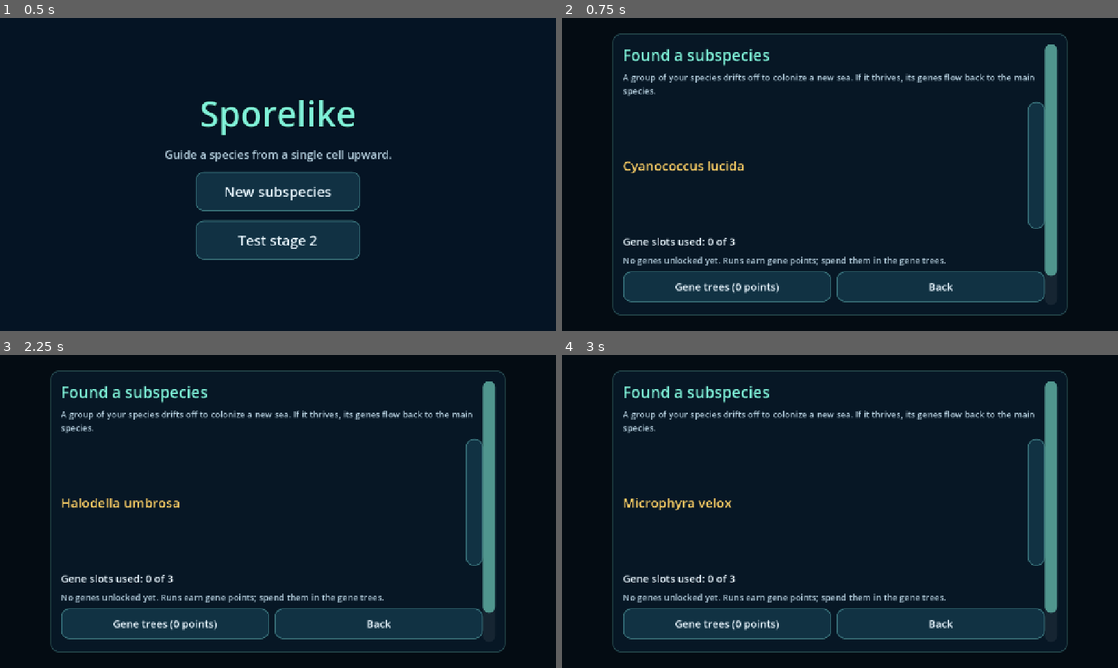
Above: before the commit, frames 1-4 (two rows, left to right).
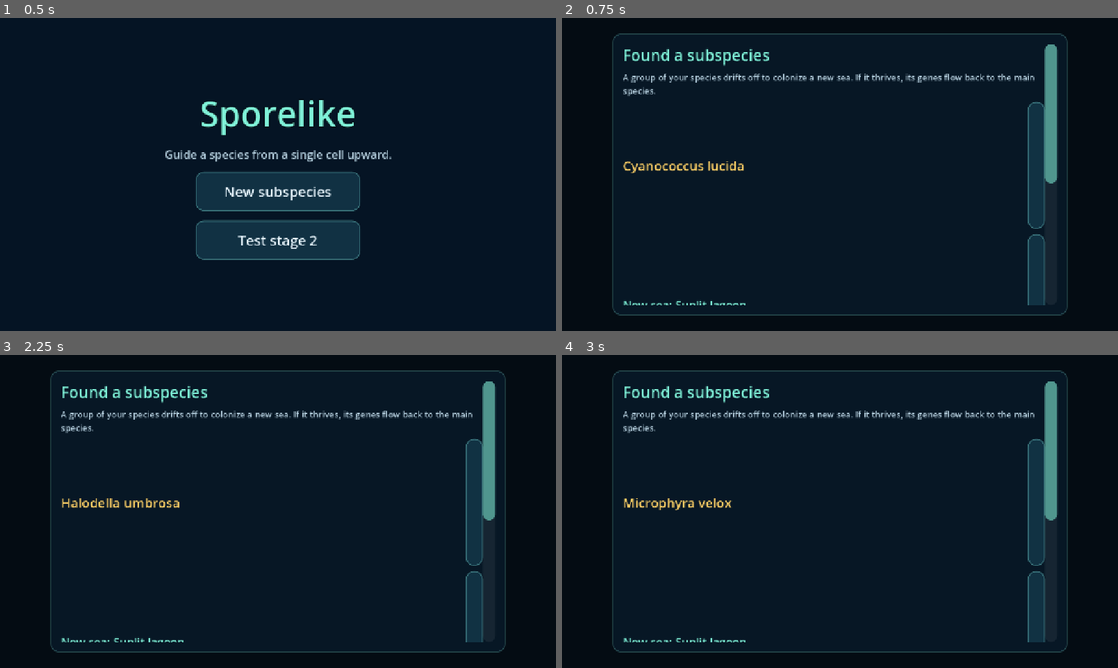
Above: after the commit, the same moments.

Repository: drag0nblad3/Sporelike-
Game: Godot game, scene res://scenes/main.tscn
Same seed, same stepped clock (60 frames per second), same inputs: the game is played once before the commit and once after it.
Inputs (mouse positions are in pixels of both pictures, inside the frame that each line leads up to):
- Up to frame 1 (0.5 s): no input
- Up to frame 2 (0.75 s): click "New subspecies" at 0.5 s
- Up to frame 3 (2.25 s): click (472, 642) at 1.25 s, where only the run after the commit has a clickable "Other sea"; click "New name" at 2 s
- Up to frame 4 (3 s): click "New name" at 2.75 s

Frame 1 is identical in both runs. In frame 2, 9.3% of the frame differs, in the area x 11-89%, y 51-92%; in frame 3, 9.3%; in frame 4, 9.3%.

Commit message:
Give each subspecies run its own kind of sea
Five seas (coastal shelf, sunlit lagoon, hydrothermal vents, upwelling
coast, twilight deep) change the food mix, light and vent energy, food
regrowth, currents, hunter numbers and colours. The subspecies creator
picks one, the run save keeps it, and CI runs the vent sea and shoots
each sea in the screenshot tour.

Co-Authored-By: Claude Opus 5.5 <noreply@anthropic.com>
Claude-Session: https://claude.ai/code/session_01LRZhx2dv24uHJBjzbjfTdy

Diff:
--- /dev/null
+++ b/scripts/core/sea.gd
@@ -0,0 +1,160 @@
+class_name Sea
+extends RefCounted
+## The kind of sea a subspecies run colonizes. Each one shifts which food
+## regions dominate, how much sunlight and vent chemistry there is to live
+## on, how often and how hard the currents run, how plentiful food is, how
+## many of each hunter swim there, and the colours of the water.
+
+const DEFAULT := "shelf"
+
+static var _current: Sea
+
+var id := ""
+var title := ""
+var blurb := ""
+## Short hint of which genes do well here.
+var favors := ""
+## Region noise cutoffs: algae below the first, then plankton, then motes,
+## then shells (see ChunkGenerator.region_kind).
+var cutoffs: Array[float] = [-0.2, 0.15, 0.4]
+## Food kind of the meadow the run starts on.
+var start_kind := "algae"
+## Below this channel noise a spot is bare sand; above hidden_above a
+## patch is faint and hard to sense.
+var gap_below := -0.35
+var hidden_above := 0.5
+## Multipliers on photosynthesis (Chloroplasts) and vent chemistry (Vent
+## symbionts), and on how much food grows back.
+var light := 1.0
+var vents := 1.0
+var food := 1.0
+## Share of chunks holding a current, and a multiplier on its speed.
+var current_chance := 0.5
+var current_speed := 1.0
+## Hunter kind -> how many swim at once, where it differs from HunterKind.
+var hunters := {}
+var water := Color(0.02, 0.07, 0.12)
+var ambient := Color(0.3, 0.55, 0.65)
+var sun := Color(0.75, 0.9, 1.0)
+var sun_energy := 1.0
+var floor_color := Color(0.05, 0.2, 0.25)
+
+
+## The sea of the run in progress. The world reads it as it is built.
+static func current() -> Sea:
+	if _current == null:
+		_current = Sea.of(DEFAULT)
+	return _current
+
+
+static func use(sea_id: String) -> void:
+	_current = Sea.of(sea_id)
+
+
+static func ids() -> Array[String]:
+	var list: Array[String] = ["shelf", "lagoon", "vents", "upwelling", "deep"]
+	return list
+
+
+## The sea with this id; unknown ids (old saves) get the coastal shelf.
+static func of(sea_id: String) -> Sea:
+	var s := Sea.new()
+	s.id = sea_id
+	match sea_id:
+		"lagoon":
+			_lagoon(s)
+		"vents":
+			_vents(s)
+		"upwelling":
+			_upwelling(s)
+		"deep":
+			_deep(s)
+		_:
+			s.id = DEFAULT
+			s.title = "Coastal shelf"
+			s.blurb = "A bit of everything: algae meadows, plankton water, dark " \
+				+ "trenches and vent beds, with gentle currents."
+			s.favors = "Any build"
+	return s
+
+
+## How many hunters of this kind swim in this sea.
+func hunter_count(kind: String) -> int:
+	return int(hunters.get(kind, HunterKind.count(kind)))
+
+
+static func _lagoon(s: Sea) -> void:
+	s.title = "Sunlit lagoon"
+	s.blurb = "Warm, shallow and bright. Algae meadows everywhere, still water, " \
+		+ "and Heliozoa lying in wait among the food."
+	s.favors = "Chloroplasts (2.5x sunlight), grazers"
+	s.cutoffs = [0.25, 0.5, 0.62]
+	s.light = 2.5
+	s.vents = 0.5
+	s.current_chance = 0.25
+	s.current_speed = 0.6
+	s.hunters = {HunterKind.AMBUSHER: 5, HunterKind.CHASER: 3}
+	s.water = Color(0.04, 0.16, 0.17)
+	s.ambient = Color(0.45, 0.75, 0.65)
+	s.sun = Color(1.0, 0.97, 0.85)
+	s.sun_energy = 1.4
+	s.floor_color = Color(0.12, 0.3, 0.26)
+
+
+static func _vents(s: Sea) -> void:
+	s.title = "Hydrothermal vents"
+	s.blurb = "Dark, hot water rising from cracks in the floor. Rich shell beds, " \
+		+ "almost no light, and a giant Stentor or two."
+	s.favors = "Vent symbionts (2.5x), strong jaws"
+	s.cutoffs = [-0.6, -0.3, 0.0]
+	s.start_kind = "motes"
+	s.light = 0.15
+	s.vents = 2.5
+	s.food = 0.85
+	s.current_chance = 0.6
+	s.current_speed = 1.1
+	s.hunters = {HunterKind.CHASER: 3, HunterKind.FILTER: 2}
+	s.water = Color(0.06, 0.03, 0.04)
+	s.ambient = Color(0.55, 0.32, 0.25)
+	s.sun = Color(1.0, 0.55, 0.35)
+	s.sun_energy = 0.55
+	s.floor_color = Color(0.13, 0.07, 0.06)
+
+
+static func _upwelling(s: Sea) -> void:
+	s.title = "Upwelling coast"
+	s.blurb = "Cold, nutrient-rich water welling up from below feeds huge plankton " \
+		+ "blooms. Strong currents everywhere, and swarms of dinoflagellates."
+	s.favors = "Speed and agility, catching plankton"
+	s.cutoffs = [-0.35, 0.35, 0.5]
+	s.start_kind = "plankton"
+	s.light = 1.2
+	s.food = 1.15
+	s.current_chance = 0.85
+	s.current_speed = 1.5
+	s.hunters = {HunterKind.PACK: 6, HunterKind.AMBUSHER: 2}
+	s.water = Color(0.03, 0.09, 0.14)
+	s.ambient = Color(0.35, 0.55, 0.75)
+	s.sun = Color(0.85, 0.92, 1.0)
+	s.floor_color = Color(0.06, 0.18, 0.28)
+
+
+static func _deep(s: Sea) -> void:
+	s.title = "Twilight deep"
+	s.blurb = "Cold and dim, far below the sunlit water. Food is scarce and " \
+		+ "often faint, but hunters are few."
+	s.favors = "Keen senses, Food scent, low upkeep"
+	s.cutoffs = [-0.6, -0.1, 0.55]
+	s.start_kind = "motes"
+	s.gap_below = -0.2
+	s.hidden_above = 0.3
+	s.light = 0.3
+	s.food = 0.8
+	s.current_chance = 0.35
+	s.current_speed = 0.8
+	s.hunters = {HunterKind.CHASER: 3, HunterKind.AMBUSHER: 2, HunterKind.PACK: 0}
+	s.water = Color(0.01, 0.02, 0.06)
+	s.ambient = Color(0.2, 0.3, 0.55)
+	s.sun = Color(0.5, 0.6, 1.0)
+	s.sun_energy = 0.45
+	s.floor_color = Color(0.03, 0.06, 0.12)
--- a/scripts/game.gd
+++ b/scripts/game.gd
@@ -31,6 +31,8 @@
 ## setup for a new run, read from the save otherwise).
 var subspecies_name := ""
 var loadout: Array[String] = []
+## Which Sea this run colonizes (see Sea.ids).
+var sea_id := Sea.DEFAULT
 var run_end: RunEnd
 
 var _save := {}
@@ -40,10 +42,13 @@
 
 ## Call before adding to the tree. An empty save starts a new game.
 func setup(save: Dictionary, smoke: bool, new_name: String = "",
-		genes: Array[String] = []) -> void:
+		genes: Array[String] = [], new_sea: String = Sea.DEFAULT) -> void:
 	_save = save
 	smoke_test = smoke
 	subspecies_name = str(save.get("subspecies", new_name))
+	sea_id = str(save.get("sea", new_sea))
+	# The world reads the sea as it is built, so pick it before _ready.
+	Sea.use(sea_id)
 	loadout = genes
 	for raw in save.get("loadout", []):
 		loadout.append(str(raw))
@@ -104,7 +109,7 @@
 	saver.cycle = cycle
 	saver.progress = progress
 	saver.world_seed = world_seed
-	saver.run_info = {"subspecies": subspecies_name, "loadout": loadout}
+	saver.run_info = {"subspecies": subspecies_name, "loadout": loadout, "sea": sea_id}
 	# A stage 2 test run must not overwrite the player's real save.
 	saver.enabled = not jump_to_stage_two
 	progress.points = float(_save.get("progress", 0.0))
@@ -122,6 +127,7 @@
 			stage_two.offer_switch(Vector2.ZERO)
 		else:
 			_begin_generation()
+			hud.flash_message("%s arrives in the %s" % [subspecies_name, Sea.current().title], 3.0)
 	else:
 		_resume()
 	_refresh_species()
@@ -182,6 +188,7 @@
 func _add_run_end() -> void:
 	run_end = RunEnd.new()
 	run_end.subspecies_name = subspecies_name
+	run_end.sea_title = Sea.current().title
 	run_end.throwaway = jump_to_stage_two
 	run_end.smoke_test = smoke_test
 	run_end.screen = RunSummary.new()
@@ -226,7 +233,7 @@
 	var upkeep := stage_two.upkeep() if stage_two.active else director.genome.upkeep()
 	cycle.stats.energy_needed = upkeep * cycle.length
 	camera.progress_zoom = 1.0 + CameraRig.PROGRESS_ZOOM * progress.fraction()
-	ecosystem.food.abundance = progress.food_abundance()
+	ecosystem.food.abundance = progress.food_abundance() * Sea.current().food
 
 
 func _announce() -> void:
--- a/scripts/main.gd
+++ b/scripts/main.gd
@@ -28,7 +28,8 @@
 	layer.add_child(_creator)
 	if smoke_test:
 		SaveGame.delete()
-		_on_begin_run.call_deferred("Smokeus testii", [] as Array[String])
+		# The vent sea differs most from the default, so CI exercises it.
+		_on_begin_run.call_deferred("Smokeus testii", [] as Array[String], "vents")
 	elif "--shot" in OS.get_cmdline_user_args():
 		_start_screenshot_tour.call_deferred()
 	else:
@@ -50,9 +51,9 @@
 	_creator.open(GeneBank.load_bank())
 
 
-func _on_begin_run(subspecies_name: String, loadout: Array[String]) -> void:
+func _on_begin_run(subspecies_name: String, loadout: Array[String], sea_id: String) -> void:
 	SaveGame.delete()
-	_start({}, false, subspecies_name, loadout)
+	_start({}, false, subspecies_name, loadout, sea_id)
 
 
 func _on_continue() -> void:
@@ -61,11 +62,11 @@
 
 ## jump: a throwaway game that goes straight to the stage 2 switch.
 func _start(save: Dictionary, jump: bool = false, subspecies_name: String = "",
-		loadout: Array[String] = []) -> void:
+		loadout: Array[String] = [], sea_id: String = Sea.DEFAULT) -> void:
 	_close_game()
 	_title.visible = false
 	_game = Game.new()
-	_game.setup(save, smoke_test, subspecies_name, loadout)
+	_game.setup(save, smoke_test, subspecies_name, loadout, sea_id)
 	_game.jump_to_stage_two = jump
 	_game.quit_to_title.connect(_on_quit_to_title)
 	_game.generation_started.connect(_on_generation_started)
--- a/scripts/run_end.gd
+++ b/scripts/run_end.gd
@@ -12,6 +12,7 @@
 const ESTABLISH_BONUS := 5
 
 var subspecies_name := ""
+var sea_title := ""
 var throwaway := false
 var smoke_test := false
 var screen: RunSummary
@@ -38,7 +39,7 @@
 	if smoke_test:
 		print("smoke: run %s, +%d gene points, %d banked" % [
 			"established" if established else "extinct", earned, fresh.size()])
-	screen.open(subspecies_name, established, generation, earned, bank, fresh)
+	screen.open(subspecies_name, sea_title, established, generation, earned, bank, fresh)
 	if not screen.keep_playing.is_connected(_on_keep):
 		screen.keep_playing.connect(_on_keep)
 		screen.end_run.connect(_on_end)
--- a/scripts/screenshot_tour.gd
+++ b/scripts/screenshot_tour.gd
@@ -65,6 +65,7 @@
 	title.open(true)
 	await _shoot("title")
 	await _shoot_genes()
+	await _shoot_seas()
 	print("shot: done")
 	get_tree().quit()
 
@@ -172,6 +173,23 @@
 		print("shotb64 %s %s" % [shot_name, data.substr(i, 4000)])
 
 
+## A fresh run in every other kind of sea, zoomed out to show its food mix,
+## water colour and light.
+func _shoot_seas() -> void:
+	for id in Sea.ids():
+		if id == Sea.DEFAULT:
+			continue
+		var run := Game.new()
+		run.setup({}, false, "Tour", [], id)
+		get_parent().add_child(run)
+		run.camera.zoom = 3.0
+		await get_tree().create_timer(2.0).timeout
+		await _shoot("sea_" + id)
+		run.queue_free()
+		await get_tree().process_frame
+	Sea.use(Sea.DEFAULT)
+
+
 ## The subspecies creator and the gene trees, with a made-up gene bank.
 func _shoot_genes() -> void:
 	var bank := GeneBank.new()
--- a/scripts/ui/glossary.gd
+++ b/scripts/ui/glossary.gd
@@ -57,6 +57,15 @@
 are worth a bit more energy, but are much tougher to crack, harder to spot, \
 and faster and nimbler at dodging. Small pale pieces are slow, sluggish and \
 soft: easy pickings.
+
+[font_size=28][b]Seas[/b][/font_size]
+Each subspecies colonizes one kind of sea, chosen when you found it. \
+[b]Coastal shelf[/b]: a bit of everything. [b]Sunlit lagoon[/b]: algae, \
+bright light (Chloroplasts 2.5x), still water, more Heliozoa. \
+[b]Hydrothermal vents[/b]: dark shell beds (Vent symbionts 2.5x, light \
+almost none), more Stentors. [b]Upwelling coast[/b]: plankton blooms, \
+strong currents, a big dinoflagellate swarm. [b]Twilight deep[/b]: dim, \
+scarce and faint food, few hunters.
 
 [font_size=28][b]Dangers[/b][/font_size]
 [b]Hunters[/b] (red): predatory cells of four kinds. Spines and toxin \
--- a/scripts/ui/run_summary.gd
+++ b/scripts/ui/run_summary.gd
@@ -9,16 +9,17 @@
 
 ## established: the subspecies reached the stage goal (it may play on into
 ## the multicellular stage); otherwise it died out.
-func open(subspecies_name: String, established: bool, generation: int, earned: int,
-		bank: GeneBank, fresh: Array[String]) -> void:
+func open(subspecies_name: String, sea_title: String, established: bool, generation: int,
+		earned: int, bank: GeneBank, fresh: Array[String]) -> void:
 	clear()
 	visible = true
 	if established:
 		label("%s is established!" % subspecies_name, 36, UiTheme.ACCENT)
-		label("Your subspecies holds its new sea after %d generations." % generation, 22)
+		label("Your subspecies holds the %s after %d generations." % [sea_title, generation], 22)
 	else:
 		label("%s died out" % subspecies_name, 36, UiTheme.LOSS)
-		label("The last of your subspecies was lost in generation %d." % generation, 22)
+		label("The last of your subspecies was lost in the %s in generation %d." % [
+			sea_title, generation], 22)
 	label("Gene flow: +%d gene points back to the main species (%d to spend)." % [
 		earned, bank.points], 24, UiTheme.GOLD)
 	if not fresh.is_empty():
--- a/scripts/ui/subspecies_creator.gd
+++ b/scripts/ui/subspecies_creator.gd
@@ -1,15 +1,18 @@
 class_name SubspeciesCreator
 extends MenuPanel
-## Founding a new subspecies: give it a name, choose genes from the main
-## species' unlocked ones up to the gene slots, open the gene trees to
-## unlock more, then begin the run in a new sea.
+## Founding a new subspecies: give it a name, pick the Sea it colonizes,
+## choose genes from the main species' unlocked ones up to the gene slots,
+## open the gene trees to unlock more, then begin the run.
 
-signal begin(subspecies_name: String, loadout: Array[String])
+signal begin(subspecies_name: String, loadout: Array[String], sea_id: String)
 signal back
 
 var bank: GeneBank
 var _name := ""
 var _chosen: Array[String] = []
+## Seas in a shuffled order; "Other sea" steps through them.
+var _seas: Array[String] = []
+var _sea_at := 0
 var _rng := RandomNumberGenerator.new()
 var _trees: GeneTreeScreen
 
@@ -28,6 +31,9 @@
 	_name = SubspeciesName.random(_rng)
 	_chosen = bank.last_loadout.duplicate()
 	_trim()
+	_seas = Sea.ids()
+	_seas.shuffle()
+	_sea_at = 0
 	visible = true
 	_refresh()
 
@@ -48,6 +54,7 @@
 	label(_name, 30, UiTheme.GOLD, names)
 	var rename := button("New name", func() -> void: _reroll(), names)
 	rename.size_flags_horizontal = Control.SIZE_SHRINK_END
+	_add_sea()
 	label("Gene slots used: %d of %d" % [used_slots(), bank.slots()], 24)
 	if bank.unlocked.is_empty():
 		label("No genes unlocked yet. Runs earn gene points; spend them in the gene trees.",
@@ -59,6 +66,22 @@
 	button("Back", func() -> void: _leave(), bottom)
 	var start := button("Begin the run", func() -> void: _begin())
 	start.add_theme_color_override("font_color", UiTheme.ACCENT)
+
+
+## The sea this subspecies heads for, with a button to try another.
+func _add_sea() -> void:
+	var sea := Sea.of(_seas[_sea_at])
+	var top := row()
+	label("New sea: %s" % sea.title, 26, UiTheme.ACCENT, top)
+	var other := button("Other sea", func() -> void: _next_sea(), top)
+	other.size_flags_horizontal = Control.SIZE_SHRINK_END
+	label(sea.blurb, 20, UiTheme.DIM)
+	label("Does well here: %s" % sea.favors, 20, UiTheme.GAIN)
+
+
+func _next_sea() -> void:
+	_sea_at = (_sea_at + 1) % _seas.size()
+	_refresh()
 
 
 func _add_gene(id: String) -> void:
@@ -124,7 +147,7 @@
 	bank.last_loadout = _chosen.duplicate()
 	bank.save()
 	visible = false
-	begin.emit(_name, _chosen.duplicate())
+	begin.emit(_name, _chosen.duplicate(), _seas[_sea_at])
 
 
 func _leave() -> void:
--- a/scripts/world/arena.gd
+++ b/scripts/world/arena.gd
@@ -1,15 +1,17 @@
 class_name Arena
 extends Node3D
 ## The ocean around everything: background colour, ambient light and the
-## sun. The sea floor itself is drawn chunk by chunk by WorldChunk.
+## sun, in the colours of the run's Sea. The sea floor itself is drawn
+## chunk by chunk by WorldChunk.
 
 
 func _ready() -> void:
+	var sea := Sea.current()
 	var env := Environment.new()
 	env.background_mode = Environment.BG_COLOR
-	env.background_color = Color(0.02, 0.07, 0.12)
+	env.background_color = sea.water
 	env.ambient_light_source = Environment.AMBIENT_SOURCE_COLOR
-	env.ambient_light_color = Color(0.3, 0.55, 0.65)
+	env.ambient_light_color = sea.ambient
 	env.ambient_light_energy = 0.7
 	env.glow_enabled = true
 	var world_env := WorldEnvironment.new()
@@ -18,5 +20,6 @@
 
 	var sun := DirectionalLight3D.new()
 	sun.rotation_degrees = Vector3(-60.0, 30.0, 0.0)
-	sun.light_color = Color(0.75, 0.9, 1.0)
+	sun.light_color = sea.sun
+	sun.light_energy = sea.sun_energy
 	add_child(sun)
--- a/scripts/world/chunk_generator.gd
+++ b/scripts/world/chunk_generator.gd
@@ -6,7 +6,8 @@
 ## so food forms big connected regions. Slow noise fields decide the
 ## region's kind (algae meadows grade into open plankton water, then dark
 ## mote trenches, with shell vents inside the trenches), where narrow
-## channels of open sand run, and the rare faint "hidden" fields.
+## channels of open sand run, and the rare faint "hidden" fields. The run's
+## Sea moves the region cutoffs, so each sea has its own mix of food.
 
 const SIZE := 40.0
 const GRID := 3
@@ -14,10 +15,6 @@
 const REACH_MIN := 0.62
 const REACH_MAX := 0.8
 const JITTER := 0.15
-## Below this, the channel noise leaves a cell bare.
-const GAP_BELOW := -0.35
-## Above this, the hidden noise makes a patch faint and hard to sense.
-const HIDDEN_ABOVE := 0.5
 ## Chance a cell is any kind rather than its region's (or companion) kind.
 const STRAY_CHANCE := 0.1
 ## Region kind -> [companion kind, chance]: vents in trenches, plankton
@@ -28,6 +25,7 @@
 }
 
 var world_seed := 0
+var sea := Sea.current()
 var kinds: Array[FoodKind] = []
 var _by_id := {}
 var _regions := FastNoiseLite.new()
@@ -59,19 +57,19 @@
 	var cell := SIZE / GRID
 	var list: Array[FoodPatch] = []
 	if coord == Vector2i.ZERO:
-		# The species always starts on an algae meadow at the center.
-		list.append(FoodPatch.make(_by_id["algae"], Vector2.ZERO, 10.0, coord, rng))
+		# The species always starts on a meadow of its sea's start food.
+		list.append(FoodPatch.make(_by_id[sea.start_kind], Vector2.ZERO, 10.0, coord, rng))
 	for gx in GRID:
 		for gy in GRID:
 			var at := origin + (Vector2(gx, gy) + Vector2(0.5, 0.5)) * cell
 			at += Vector2(rng.randf_range(-1, 1), rng.randf_range(-1, 1)) * cell * JITTER
-			if _gaps.get_noise_2d(at.x, at.y) < GAP_BELOW:
+			if _gaps.get_noise_2d(at.x, at.y) < sea.gap_below:
 				continue
 			var kind := _pick_kind(at, rng)
 			var r := cell * rng.randf_range(REACH_MIN, REACH_MAX) * kind.patch_scale
 			var patch := FoodPatch.make(kind, at, r, coord, rng)
 			patch.hidden = coord != Vector2i.ZERO \
-				and _hidden.get_noise_2d(at.x, at.y) > HIDDEN_ABOVE
+				and _hidden.get_noise_2d(at.x, at.y) > sea.hidden_above
 			list.append(patch)
 	return list
 
@@ -79,12 +77,10 @@
 ## The region's food kind at this point.
 func region_kind(p: Vector2) -> FoodKind:
 	var n := _regions.get_noise_2d(p.x, p.y)
-	if n < -0.2:
-		return _by_id["algae"]
-	if n < 0.15:
-		return _by_id["plankton"]
-	if n < 0.4:
-		return _by_id["motes"]
+	var order := ["algae", "plankton", "motes"]
+	for i in order.size():
+		if n < sea.cutoffs[i]:
+			return _by_id[order[i]]
 	return _by_id["shells"]
 
 
--- a/scripts/world/current_field.gd
+++ b/scripts/world/current_field.gd
@@ -2,10 +2,10 @@
 extends RefCounted
 ## All the water currents of the endless sea, decided per chunk from the
 ## world seed so a chunk always gets the same ones back. About half the
-## chunks hold one stream; most are weak, some medium, a few strong.
+## chunks hold one stream; most are weak, some medium, a few strong. The
+## run's Sea changes how many chunks hold one and how fast they run.
 ## Organisms ask `active` for the flow where they are and drift with it.
 
-const CHANCE := 0.5
 const MAX_LENGTH := 75.0
 ## Streams reach at most this many chunks from the one they start in.
 const REACH := 2
@@ -16,6 +16,7 @@
 static var active: CurrentField
 
 var world_seed := 0
+var sea := Sea.current()
 var _cache := {}
 ## Chunk -> the streams whose band reaches into it, so flow_at checks only
 ## those instead of every stream within REACH.
@@ -35,7 +36,7 @@
 	var list: Array[CurrentStream] = []
 	var rng := RandomNumberGenerator.new()
 	rng.seed = hash([world_seed, coord.x, coord.y, "current"])
-	if rng.randf() < CHANCE:
+	if rng.randf() < sea.current_chance:
 		var size := ChunkGenerator.SIZE
 		var from := (Vector2(coord) + Vector2(rng.randf(), rng.randf())) * size
 		var roll := rng.randf()
@@ -47,7 +48,7 @@
 		# Strong currents run in narrower, faster jets.
 		var band := rng.randf_range(5.0, 11.0) * (0.7 if speed == CurrentStream.STRONG else 1.0)
 		list.append(CurrentStream.wind(from, rng.randf() * TAU,
-			rng.randf_range(40.0, MAX_LENGTH), band, speed, rng))
+			rng.randf_range(40.0, MAX_LENGTH), band, speed * sea.current_speed, rng))
 	_cache[coord] = list
 	return list
 
--- a/scripts/world/energy_sources.gd
+++ b/scripts/world/energy_sources.gd
@@ -2,8 +2,9 @@
 extends RefCounted
 ## Energy a cell makes without eating: Chloroplasts photosynthesize in
 ## sunlit algae meadows and Vent symbionts run on vent chemicals at shell
-## beds. Which ground a cell is over is checked a few times a second, not
-## every frame, to stay cheap with a big population.
+## beds; the run's Sea makes either stronger or weaker. Which ground a cell
+## is over is checked a few times a second, not every frame, to stay cheap
+## with a big population.
 
 const CHECK_INTERVAL := 0.5
 ## Food kind growing where the light and the vents are.
@@ -18,12 +19,14 @@
 
 ## Energy per second made by photosynthesis while over sunlit algae.
 static func sun_rate(g: Genome) -> float:
-	return SUN_PER_LEVEL * g.feature("chloroplasts") * BodyForm.symbiont(g)
+	return SUN_PER_LEVEL * g.feature("chloroplasts") * BodyForm.symbiont(g) \
+		* Sea.current().light
 
 
 ## Energy per second made by vent bacteria while over shell beds.
 static func vent_rate(g: Genome) -> float:
-	return VENT_PER_LEVEL * g.feature("vent_symbionts") * BodyForm.symbiont(g)
+	return VENT_PER_LEVEL * g.feature("vent_symbionts") * BodyForm.symbiont(g) \
+		* Sea.current().vents
 
 
 static func makes_energy(g: Genome) -> bool:
--- a/scripts/world/hunter_spawner.gd
+++ b/scripts/world/hunter_spawner.gd
@@ -2,7 +2,8 @@
 extends RefCounted
 ## Puts every kind of hunter (HunterKind) into the sea around the player:
 ## lone Didinia and Heliozoa, one swarm of dinoflagellates swimming as a
-## HunterPack, and a single giant Stentor.
+## HunterPack, and a single giant Stentor, in the numbers the run's Sea
+## sets.
 
 
 static func spawn_all(eco: Ecosystem) -> void:
@@ -10,7 +11,7 @@
 		var pack: HunterPack = HunterPack.new() if kind == HunterKind.PACK else null
 		var base := eco.focus + Vector2.from_angle(eco.rng.randf() * TAU) \
 			* eco.rng.randf_range(25.0, 50.0)
-		for _i in HunterKind.count(kind):
+		for _i in Sea.current().hunter_count(kind):
 			var at := base + Vector2.from_angle(eco.rng.randf() * TAU) * 2.0 if pack \
 				else eco.focus + Vector2.from_angle(eco.rng.randf() * TAU) \
 				* eco.rng.randf_range(25.0, 50.0)
--- a/scripts/world/world_chunk.gd
+++ b/scripts/world/world_chunk.gd
@@ -3,8 +3,6 @@
 ## One loaded square of sea floor: its tinted ground tile, the floor blobs
 ## under its food patches, the currents that start here and any giant
 ## teaser of the next stage. The food itself lives in FoodField.
-
-const BASE_COLOR := Color(0.05, 0.2, 0.25)
 
 var coord := Vector2i.ZERO
 var patches: Array[FoodPatch] = []
@@ -26,7 +24,7 @@
 	tile.size = Vector2(size, size)
 	var ground := MeshInstance3D.new()
 	ground.mesh = tile
-	ground.material_override = _material(BASE_COLOR, 0.0)
+	ground.material_override = _material(Sea.current().floor_color, 0.0)
 	ground.position = Vector3((coord.x + 0.5) * size, -1.4, (coord.y + 0.5) * size)
 	add_child(ground)
 	# Blobs overlap, also across chunk edges, so each gets its own clear
